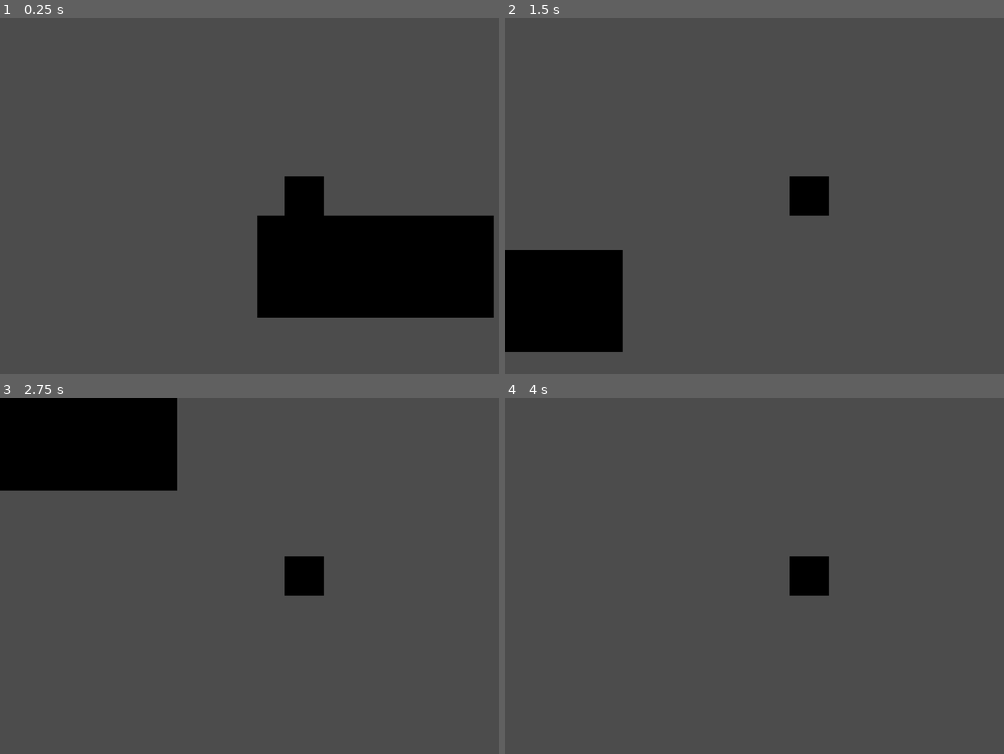
Above: before the commit, frames 1-4 (two rows, left to right).
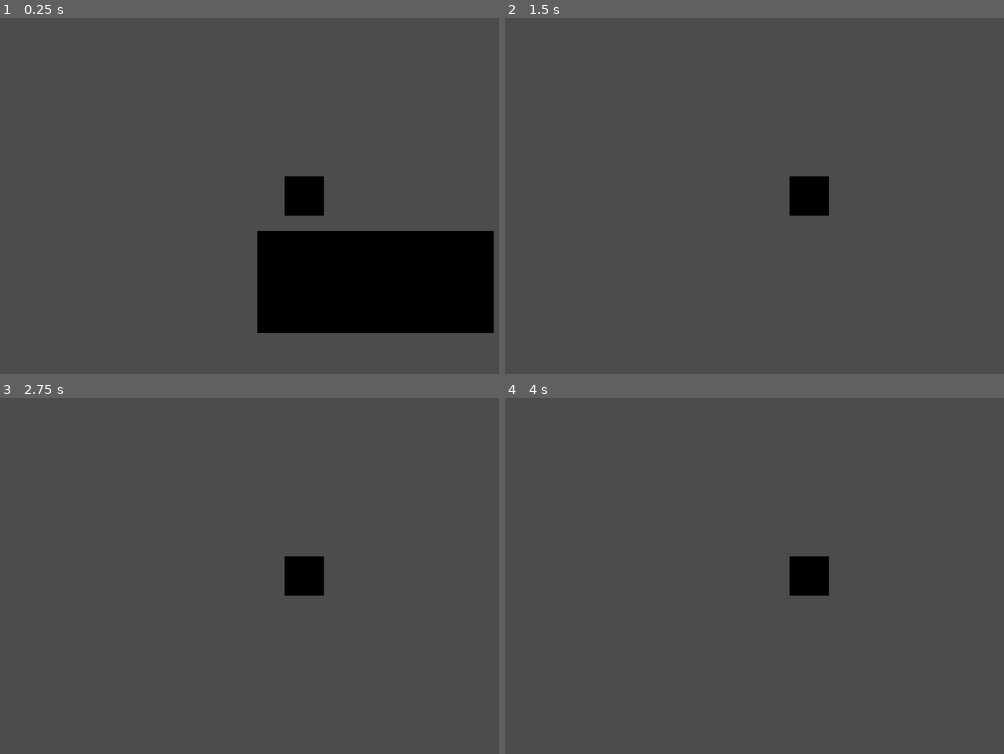
Above: after the commit, the same moments.

Repository: RavenJFelix/Square
Game: Godot game, scene res://levelz/level_0/level_0.tscn
The game is run twice, just before and just after one commit, with the same random seed, the same clock (stepped at 60 frames per second) and the same inputs. The project has no main scene, so this scene is started directly.
Inputs:
- Up to frame 1 (0.25 s): no input
- Up to frame 2 (1.5 s): tap Enter at 0.5 s; hold Right (ui_right) from 0.53 s (still down); tap Up (ui_up) at 0.77 s
- Up to frame 3 (2.75 s): tap Up (ui_up) at 1.52 s; release Right (ui_right) at 2.03 s; hold Left (ui_left) from 2.03 s (still down)
- Up to frame 4 (4 s): release Left (ui_left) at 2.78 s; hold Right (ui_right) from 2.78 s (still down); tap Up (ui_up) at 3.02, 3.77 s; tap Space at 3.5 s

The runs differ from the first frame. In frame 1, 4.1% of the frame differs, in the area x 51-99%, y 55-89%; in frame 2, 6.8%; in frame 3, 9.3%, in the area x 0-36%, y 0-27%; in frame 4, nothing differs.

Commit message:
Move gravity process to it's own function

Diff:
--- a/entity/pc/player/player.gd
+++ b/entity/pc/player/player.gd
@@ -17,17 +17,22 @@
 	pass
 
 func check_and_exec():
+	# Jumping Mechanics
 	if Input.is_action_just_pressed("ui_up") and is_jumpable():
 		motion.y = -JUMP_POWER
 		consecutive_jumps += 1
+
+	# Lateral Motion
 	if Input.is_action_pressed("ui_left"):
 		motion.x = -SPEED
 	elif Input.is_action_pressed("ui_right"):
 		motion.x = SPEED
 	else:
 		motion.x = 0
-	motion.y += GRAV
-	motion = move_and_slide(motion, UP)
+
+	#Gravity Processing
+
+
 
 func is_jumpable():
 	if consecutive_jumps <= max_jumps:
@@ -42,10 +47,13 @@
 	if is_on_floor():
 		reset_jumps()
 
+func ambient_physical():
+	motion.y += GRAV
 func _physics_process(delta):
 	#print(consecutive_jumps)
 	check_and_exec()
 	process_state()
+	motion = move_and_slide(motion, UP)
 
 
 # Called every frame. 'delta' is the elapsed time since the previous frame.
